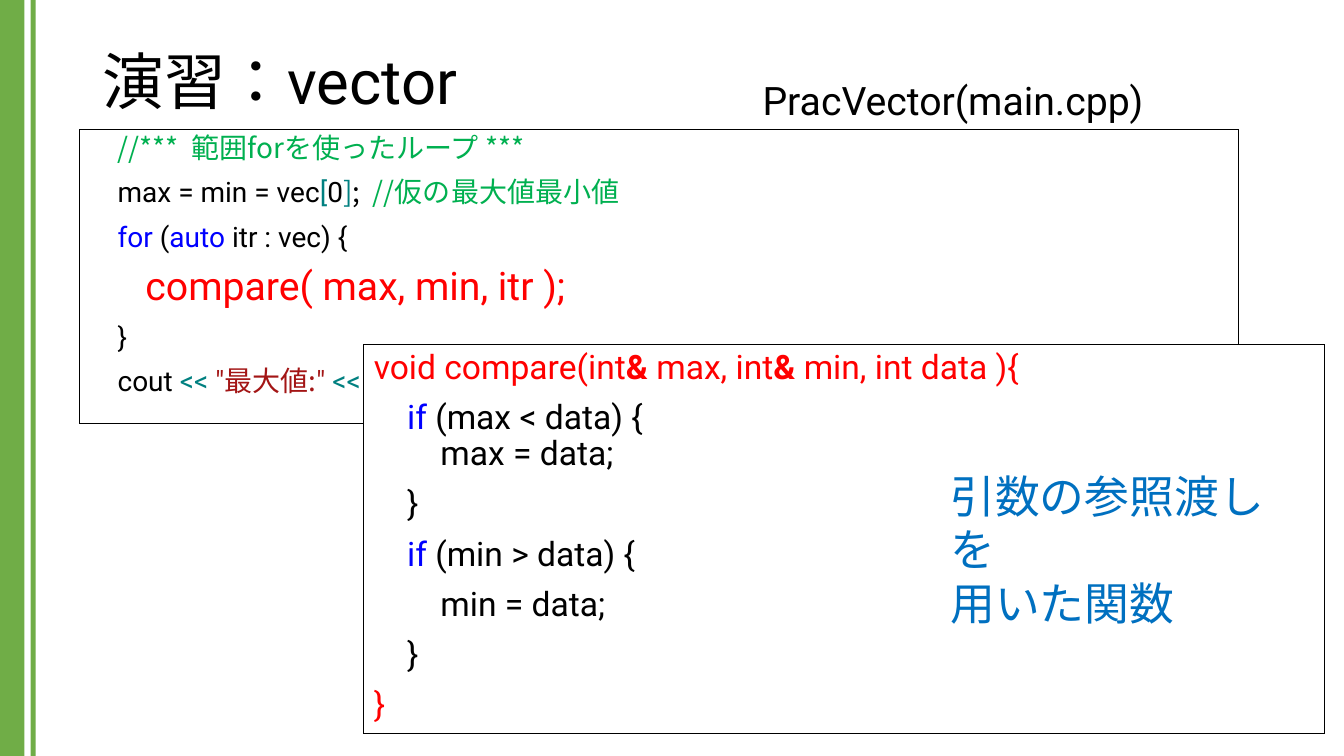
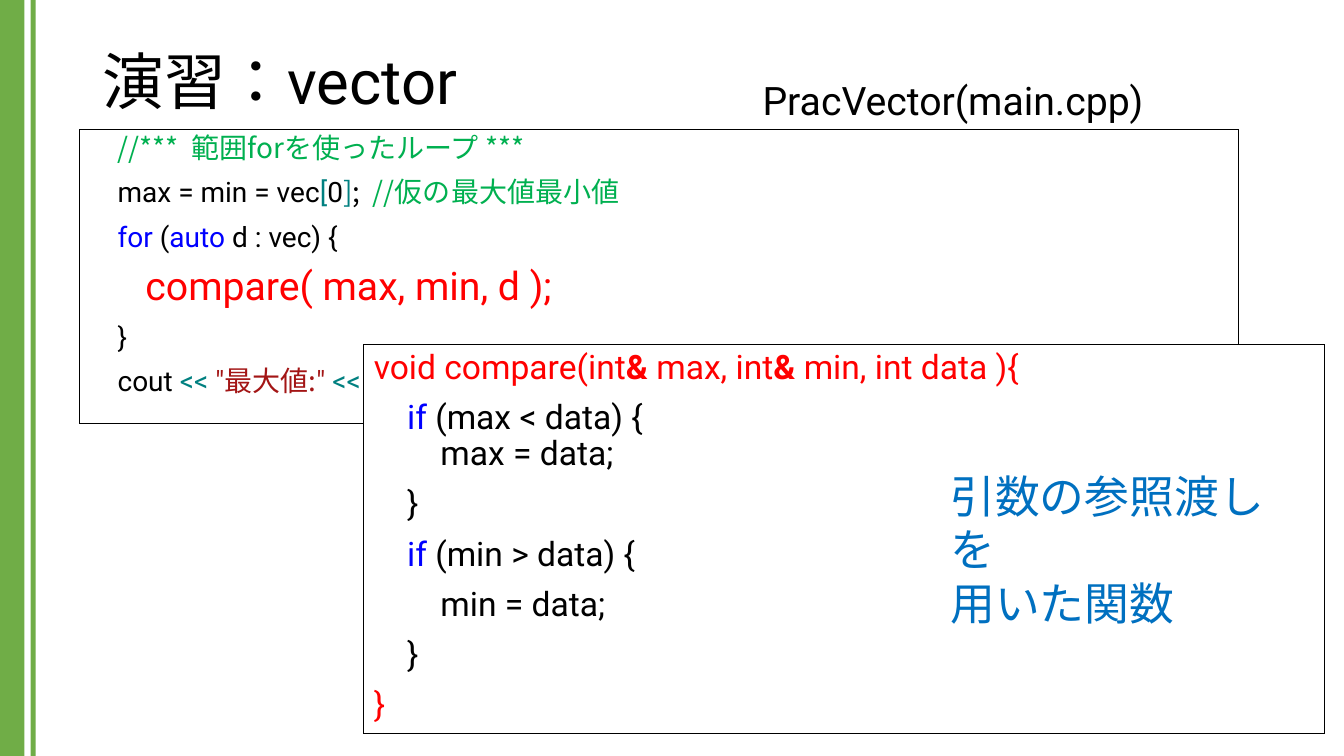
Before and after one commit to kic-murata/cpp2024, a slide deck: slide 8 of 授業資料/演習課題：vector.pptx. Drawn at 1344x756 pixels with LibreOffice and Linux fonts; fonts in the diff are those of the drawing. Boxes give left, top, right and bottom in pixels: in the first picture for what was removed or moved away, otherwise in the second. Text is boxed around its words. In the diff, an @@ line names an element or a change of style, - is before the commit and + after.

```diff
--- a/授業資料/演習課題：vector.pptx
+++ b/授業資料/演習課題：vector.pptx
@@ text at <box>118,224,520,309</box>: text changed @@
-for (auto itr : vec) {
-compare( max, min, itr );
+for (auto d : vec) {
+compare( max, min, d );
```
Also in this commit, not shown: 8 other slides changed, 2 slides added.
